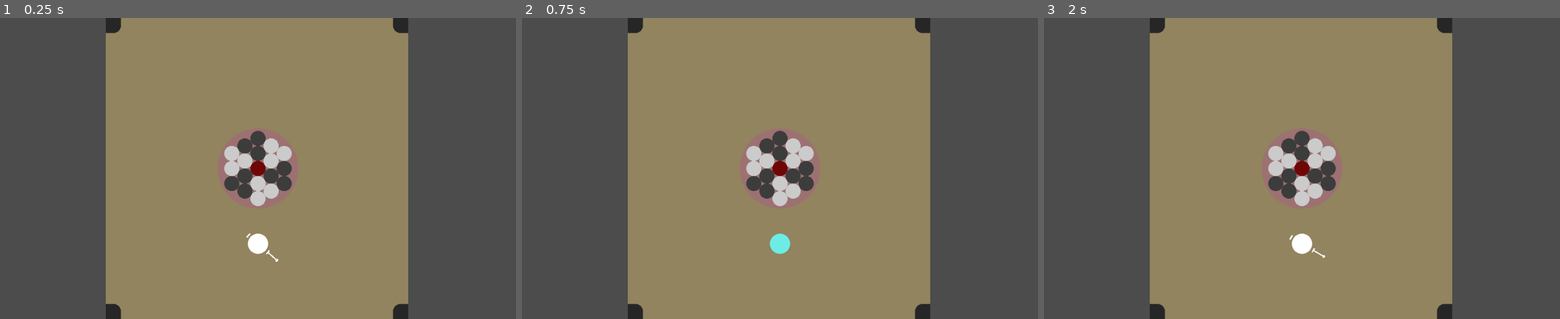
Above: before the commit, frames 1-3 (left to right).
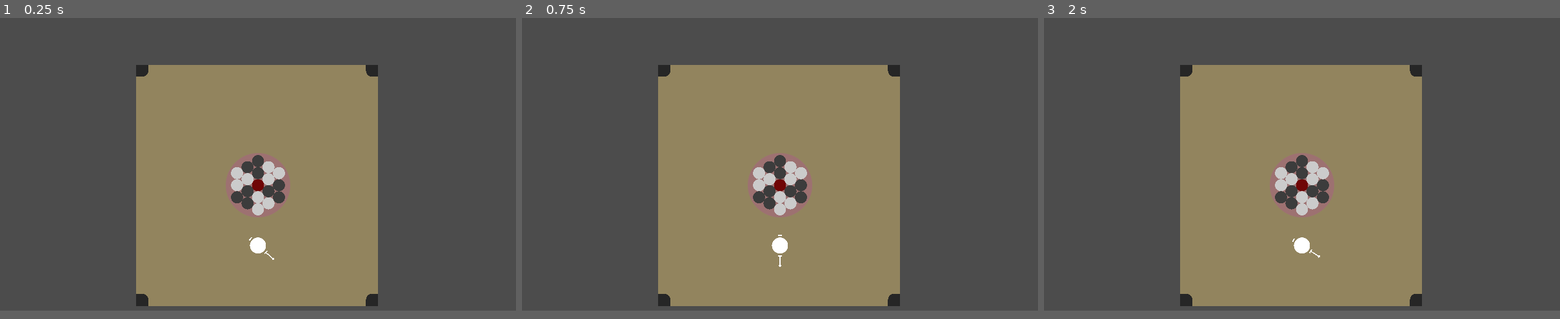
Above: after the commit, the same moments.

Repository: Ajver/Carrom
Game: Godot game, scene res://Scenes/Main/Main.tscn
The game is run twice, just before and just after one commit, with the same random seed, the same clock (stepped at 60 frames per second) and the same inputs. Before the commit the project starts from res://Scenes/Board/Board.tscn.
Inputs (mouse positions are in pixels of both pictures, inside the frame that each line leads up to):
- Up to frame 1 (0.25 s): no input
- Up to frame 2 (0.75 s): tap Enter at 0.5 s; move the mouse to (780, 243) at 0.52 s; click (780, 243) at 0.6 s
- Up to frame 3 (2 s): tap Space at 1.25 s; move the mouse to (1198, 183) at 1.27 s; hold S from 1.28 s (still down); tap Q at 1.35 s
The window is 800x468 before the commit and 800x455 after it. Grey fills any space a smaller window leaves; there, only what the larger window draws over its background counts as a difference.

The runs differ from the first frame. In frame 1, 24% of the frame differs, in the area x 0-100%, y 0-100%; in frame 2, 24%; in frame 3, 24%.

Commit message:
Change size of window to HD + Add title

Diff:
--- a/Scenes/Board/Board.tscn
+++ b/Scenes/Board/Board.tscn
@@ -6,17 +6,17 @@
 [ext_resource path="res://circle.png" type="Texture" id=4]
 [ext_resource path="res://Scenes/Board/DisksManager.gd" type="Script" id=5]
 
-[sub_resource type="PhysicsMaterial" id=3]
+[sub_resource type="PhysicsMaterial" id=1]
 bounce = 1.0
 
-[sub_resource type="RectangleShape2D" id=1]
+[sub_resource type="RectangleShape2D" id=2]
 extents = Vector2( 465, 65 )
 
-[sub_resource type="RectangleShape2D" id=2]
+[sub_resource type="RectangleShape2D" id=3]
 extents = Vector2( 90, 300 )
 
 [node name="Board" type="Node2D"]
-position = Vector2( 512, 300 )
+position = Vector2( 640, 416 )
 script = ExtResource( 1 )
 
 [node name="BoardBackground" type="Sprite" parent="."]
--- a/Scenes/Disks/Pointer.gd
+++ b/Scenes/Disks/Pointer.gd
@@ -1,6 +1,6 @@
 extends Node2D
 
-onready var board = get_node("/root/Board")
+onready var board = get_node("/root/Main").find_node("Board")
 onready var main_disk = get_parent()
 onready var spring = $SpringBase/Spring
 onready var string_start_position = $StringStartPosition
--- /dev/null
+++ b/Scenes/Main/Main.gd
@@ -0,0 +1,5 @@
+extends Node2D
+
+func _input(event) -> void:
+	if Input.is_key_pressed(KEY_ESCAPE):
+		get_tree().quit()
--- /dev/null
+++ b/Scenes/Main/Main.tscn
@@ -0,0 +1,33 @@
+[gd_scene load_steps=5 format=2]
+
+[ext_resource path="res://Scenes/Main/Main.gd" type="Script" id=1]
+[ext_resource path="res://Assets/Fonts/Shadow.otf" type="DynamicFontData" id=2]
+[ext_resource path="res://Scenes/Board/Board.tscn" type="PackedScene" id=3]
+
+[sub_resource type="DynamicFont" id=1]
+size = 92
+font_data = ExtResource( 2 )
+
+[node name="Main" type="Node2D"]
+script = ExtResource( 1 )
+
+[node name="MarginContainer" type="MarginContainer" parent="."]
+anchor_right = 1.0
+anchor_bottom = 1.0
+margin_right = 1280.0
+margin_bottom = 117.0
+custom_constants/margin_right = 20
+custom_constants/margin_top = 20
+custom_constants/margin_left = 20
+custom_constants/margin_bottom = 20
+
+[node name="Label" type="Label" parent="MarginContainer"]
+margin_left = 20.0
+margin_top = 20.0
+margin_right = 1260.0
+margin_bottom = 117.0
+custom_fonts/font = SubResource( 1 )
+text = "Caroom"
+align = 1
+
+[node name="Board" parent="." instance=ExtResource( 3 )]
--- a/project.godot
+++ b/project.godot
@@ -16,8 +16,19 @@
 [application]
 
 config/name="Caroom"
-run/main_scene="res://Scenes/Board/Board.tscn"
+run/main_scene="res://Scenes/Main/Main.tscn"
 config/icon="res://icon.png"
+
+[display]
+
+window/size/width=1280
+window/size/height=728
+window/size/resizable=false
+window/size/fullscreen=true
+window/size/test_width=1280
+window/size/test_height=728
+window/stretch/mode="2d"
+window/stretch/aspect="keep"
 
 [input]
 
Not shown: 1 places in Scenes/Board/Board.tscn that only renumber resources
